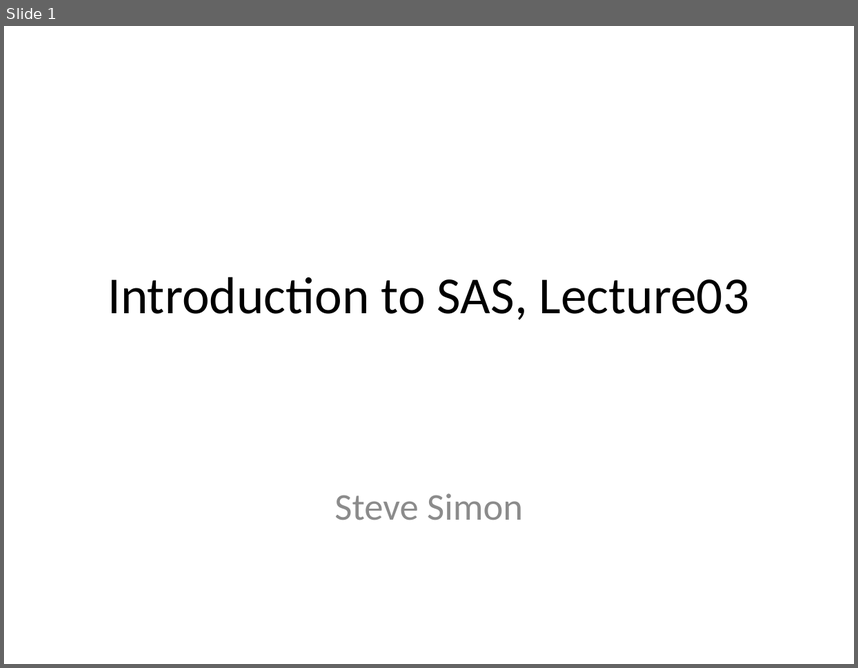
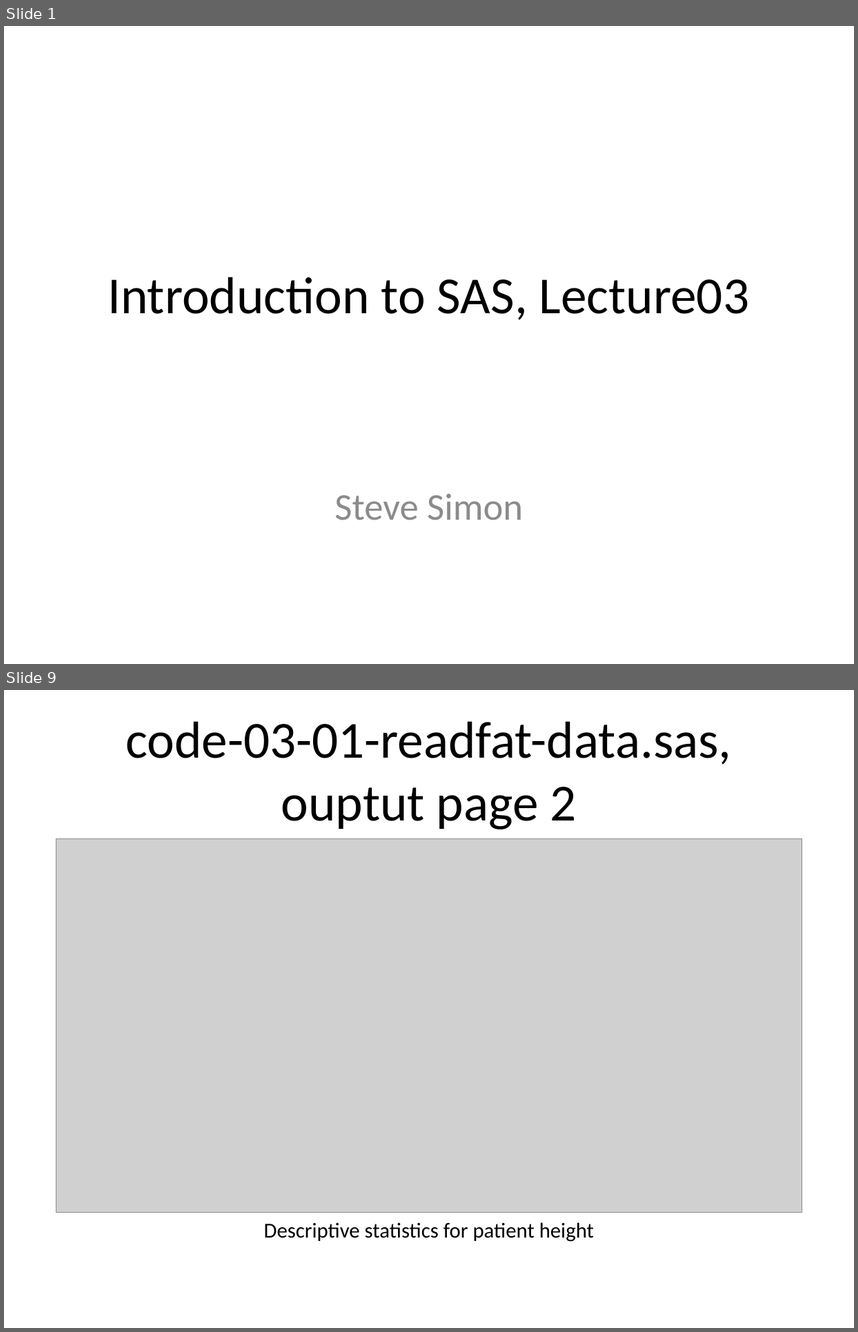
Before and after one commit to classes-simon/5507, a slide deck: module03/src/slides-and-speaker-notes-03.pptx. Shown one above the other, each under a label of ours: slide 1 before the commit, slides 1 and 9 after it; the slides between them are not shown. The pictures are 858x668 and 858x1332 pixels, drawn with LibreOffice and Linux fonts; fonts in the diff are those of the drawing; grey boxes stand for pictures. Boxes give left, top, right and bottom in pixels: in the first picture for what was removed or moved away, otherwise in the second. Text is boxed around its words. In the diff, an @@ line names an element or a change of style, - is before the commit and + after.

```diff
--- a/module03/src/slides-and-speaker-notes-03.pptx
+++ b/module03/src/slides-and-speaker-notes-03.pptx
@@ slide 9 added at bbox=[4, 690, 854, 1328], background #FFFFFF @@
@@ title added at bbox=[125, 721, 732, 829], 44 pt, text #000000 @@
+code-03-01-readfat-data.sas, ouptut page 2
@@ picture added at bbox=[56, 839, 802, 1212] @@
@@ text added at bbox=[264, 1222, 594, 1241], 18 pt, text #000000 @@
+Descriptive statistics for patient height
```
Also in this commit, not shown: 8 slides changed, 1 other slide added, 3 other files.
